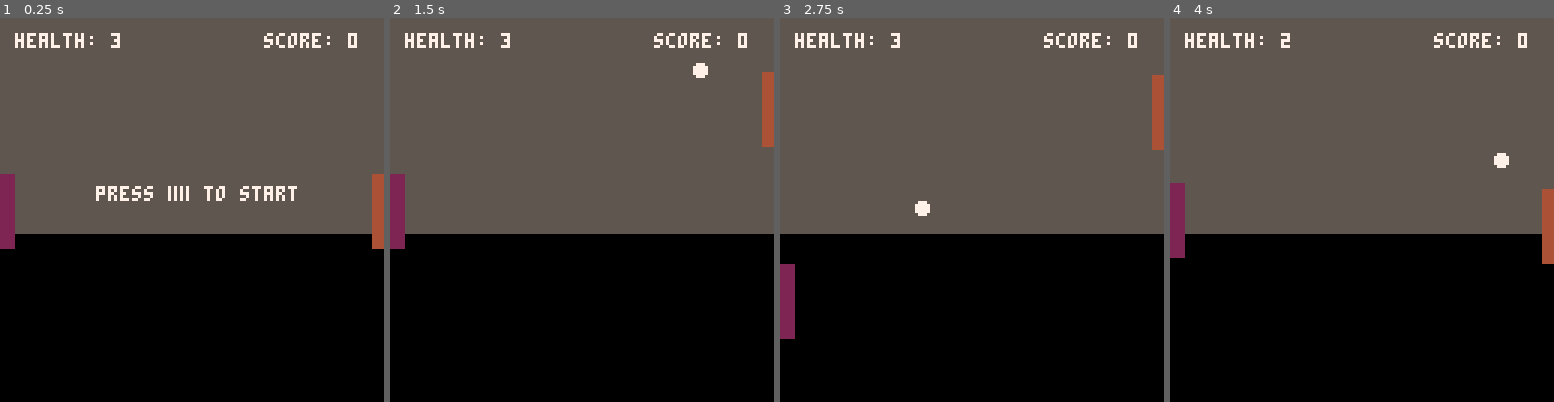
Above: before the commit, frames 1-4 (left to right).
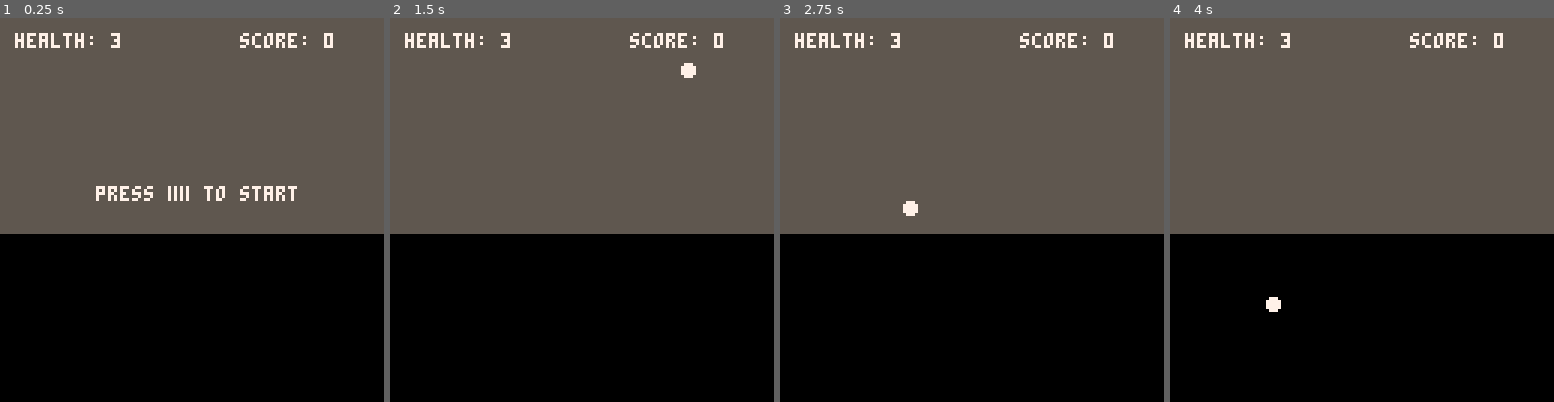
Above: after the commit, the same moments.

Repository: Spider101/Morta-Pong
Game: PICO-8 cartridge game.p8
The game is run twice, just before and just after one commit, with the same random seed, the same clock (stepped at 60 frames per second) and the same inputs.
Inputs:
- Up to frame 1 (0.25 s): no input
- Up to frame 2 (1.5 s): tap O (Z key) at 0.33, 0.7, 1.43 s; tap X (X key) at 1.07 s
- Up to frame 3 (2.75 s): tap X (X key) at 2.07, 2.4, 2.73 s; tap O (Z key) at 2.22 s; hold Down from 2.42 s (still down)
- Up to frame 4 (4 s): release Down at 2.82 s; tap X (X key) at 3.07, 3.4, 3.73 s; tap O (Z key) at 3.1, 3.98 s; hold Up from 3.58 s (still down)

The runs differ from the first frame. In frame 1, 1.9% of the frame differs, in the area x 0-100%, y 3-61%; in frame 2, 2.1%; in frame 3, 2.1%; in frame 4, 2.1%, in the area x 0-100%, y 3-77%.

Commit message:
feat: draw paddle sprites and update boundary calculations for them

Diff:
--- a/entities/paddle.lua
+++ b/entities/paddle.lua
@@ -14,7 +14,7 @@
     end,
     decel = function(self)
         local displacement = self.y + self.velocity
-        self.y = mid(0, displacement, game.screen_boundary - self.height)
+        self.y = mid(0, displacement, game.screen_boundary_y - self.height)
         if self.velocity > 0 then
             self.velocity = max(0, self.velocity - self.brake_rate)
         elseif self.velocity < 0 then
@@ -34,6 +34,7 @@
 
 -- specialized paddle entities for player and enemy
 player_paddle = paddle:new({
+    width = block_size,
     speed = 3,
     color = 2,
     health = 3,
@@ -42,6 +43,14 @@
     end,
     decrease_health = function(self)
         self.health -= 1
+    end,
+    draw=function (self)
+        spr(8, self.x, self.y)
+        spr(9, self.x, self.y + block_size)
+        spr(10, self.x, self.y + (block_size * 2))
+        spr(16, self.x + block_size, self.y)
+        spr(17, self.x + block_size, self.y + block_size)
+        spr(18, self.x + block_size, self.y + (block_size * 2))
     end,
     move = function(self)
         if btn(2) then
@@ -56,8 +65,9 @@
 })
 
 enemy_paddle = paddle:new({
+    width = block_size,
     init = function(self)
-        self.x = game.screen_boundary - (block_size / 2)
+        self.x = game.screen_boundary_x
         self.y = block_size * 6.5
 
         -- set a random initial velocity for the enemy paddle
@@ -70,6 +80,13 @@
     speed = 1,
     color = 4,
     health = 5,
+    draw = function(self)
+        spr(15, self.x, self.y - block_size)
+        spr(11, self.x, self.y)
+        spr(12, self.x, self.y + block_size)
+        spr(13, self.x, self.y + (block_size * 2))
+        spr(14, self.x, self.y + (block_size * 3))
+    end,
     move = function(self)
         -- move the enemy paddle up and down depending on its current velocity
         if self.velocity > 0 then
@@ -82,7 +99,7 @@
         -- reverse enemy paddle direction if it hits the screen boundaries
         if self.y <= 0 then
             self.velocity = self.speed
-        elseif (self.y + self.height) >= game.screen_boundary then
+        elseif (self.y + self.height) >= game.screen_boundary_y then
             self.velocity = self.speed * -1
         end
     end
--- a/main.lua
+++ b/main.lua
@@ -7,7 +7,8 @@
 }
 game = entity:new({
     score = 0,
-    screen_boundary = 128,
+    screen_boundary_x = 120, -- adjusted for right wall sprite thickness
+    screen_boundary_y = 128,
     frames_after_serve = 0,
     collision_frame_threshold = 2,
     build = function(self, ball, player, enemy)
@@ -110,13 +111,13 @@
 
         -- bounce ball in x axis if it collides with player paddle or right screen boundary
         if paddle_intersect(player_paddle_boundaries, true)
-            or ball_boundaries.right >= self.screen_boundary then
+            or ball_boundaries.right >= self.screen_boundary_x then
             self.ball:bounce_x()
         end
 
         -- ball collision with top and bottom screen boundaries
         if ball_boundaries.top <= 0
-                or ball_boundaries.bottom >= self.screen_boundary then
+                or ball_boundaries.bottom >= self.screen_boundary_x then
             self.ball:bounce_y()
         end
 
@@ -168,7 +169,7 @@
             self.enemy:draw()
 
             -- draw score in top right corner of screen
-            print("score: " .. self.score, self.screen_boundary - 40, 5, 7)
+            print("score: " .. self.score, self.screen_boundary_x - 40, 5, 7)
 
             -- draw player health in top left corner of screen
             print("health: " .. self.player.health, 5, 5, 7)
